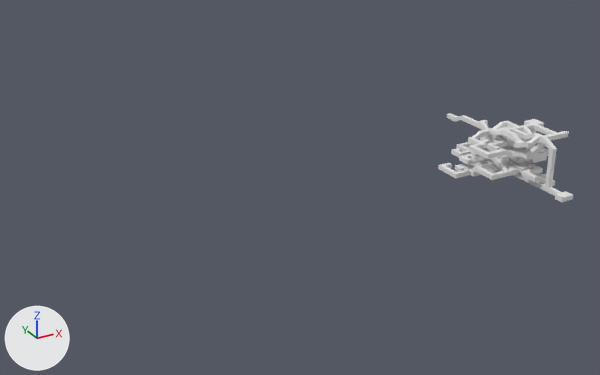
The Blender file Assets/Art/Models/UnityTunnelsMap Final.blend: old version first, new version second.
One viewpoint serves both versions: a camera (50 mm lens) standing at (-120.4, -117.0, 69.9) and looking at (-49.2, 12.4, 5.2). Arrows for +X, +Y and +Z are at lower left; the lights stay in place.

In view in the first picture: 'Tunnels'.
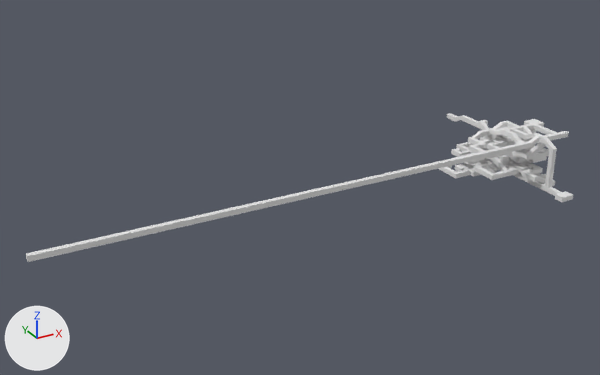
The edits, one by one:
me_plane is used by ob_tunnels; location (0.0, 0.0, 0.0).
Verts and faces of me_plane; kept vertices keep their numbers, new ones are numbered from 2094.
Before the commit, vertices of me_plane: 1255 (-3.0, 1.0, 9.0) at pixel (524, 146), 1257 (-3.0, 0.0, 9.0) at pixel (527, 148), 1923 (-3.0, 1.0, 10.0) at pixel (524, 141), 1924 (-3.0, 0.0, 10.0) at pixel (528, 143).
me_plane had 2094 vertices, 1455 faces and spanned x -12.0..12.0, y -9.0..30.0, z 0.0..11.0.
me_plane now has 2098 vertices, 1459 faces and spans x -103.0..12.0, y -9.0..30.0, z 0.0..11.0.
Part 1, on me_plane:
Faces deleted: (1255, 1923, 1924, 1257).
New vertices 2094 to 2097 stand at vertices 1255, 1257, 1923, 1924, in that order, plus (-100.0, 0.0, 0.0).
New faces: (1255, 1923, 2096, 2094), (2094, 2096, 2097, 2095), (1923, 1924, 2097, 2096), (1257, 2095, 2097, 1924) (mat_walls (its picture is missing)).
New faces: (1255, 2094, 2095, 1257) (mat_floor (its picture is missing)).

Location of each change, (x1, y1, x2, y2) in pixels of the pictures (600 x 375 px):
'Tunnels', reshaped (303% wider, 67% taller)
    before: (438, 113, 573, 202)
    after: (26, 113, 573, 262)
part 1 of me_plane, built on
    before: (524, 142, 528, 148)
    after: (26, 142, 528, 262)
